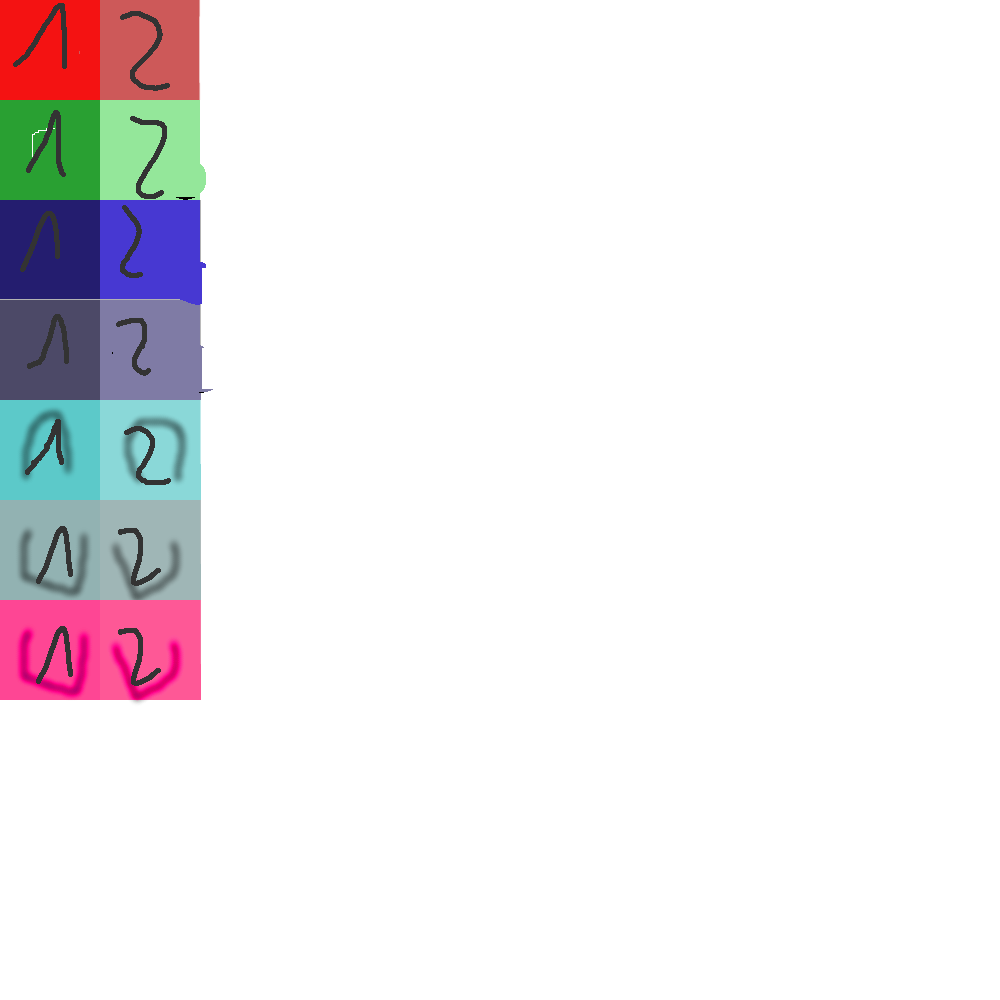
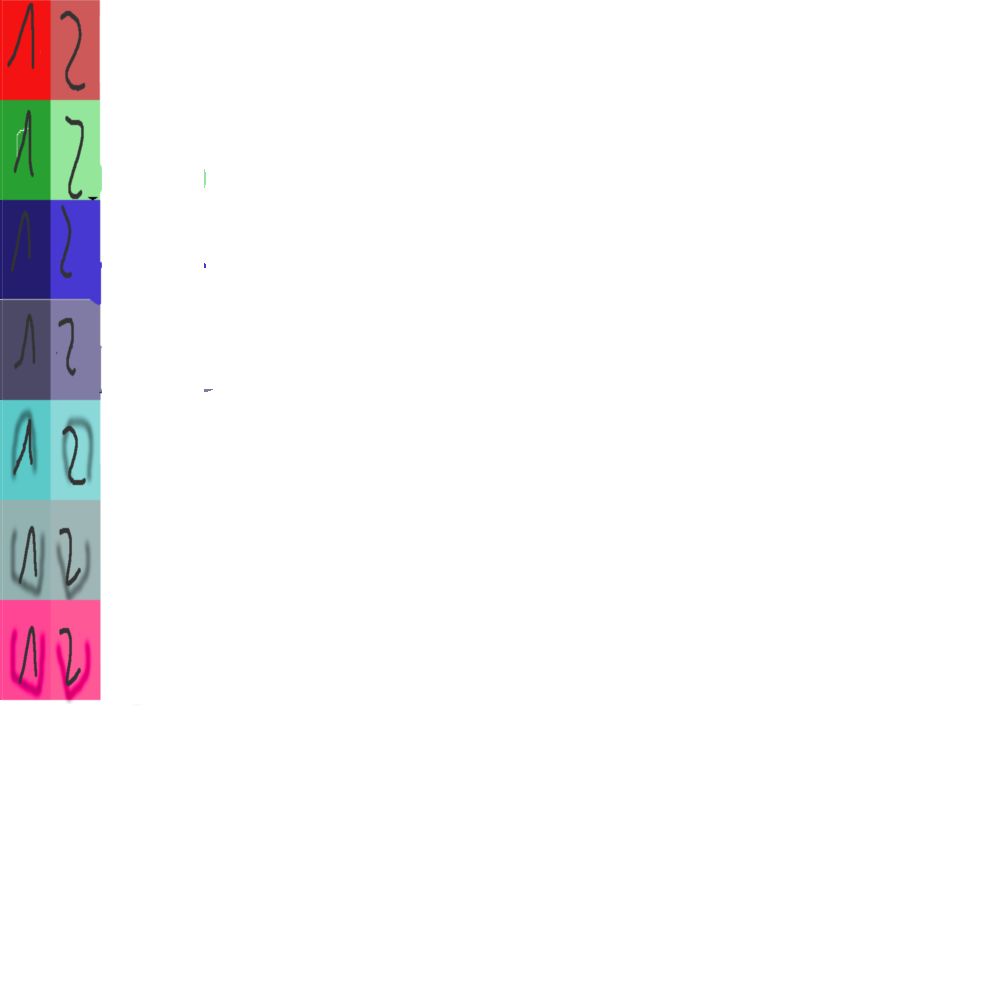
The second 1000 x 1000 image is a revision of the first. Changes to its layers:
renamed "Calque Copié" to "Transformation", painted on it over [2, 0, 204, 704]
painted on "Arrière-plan" over [2, 0, 204, 704]
